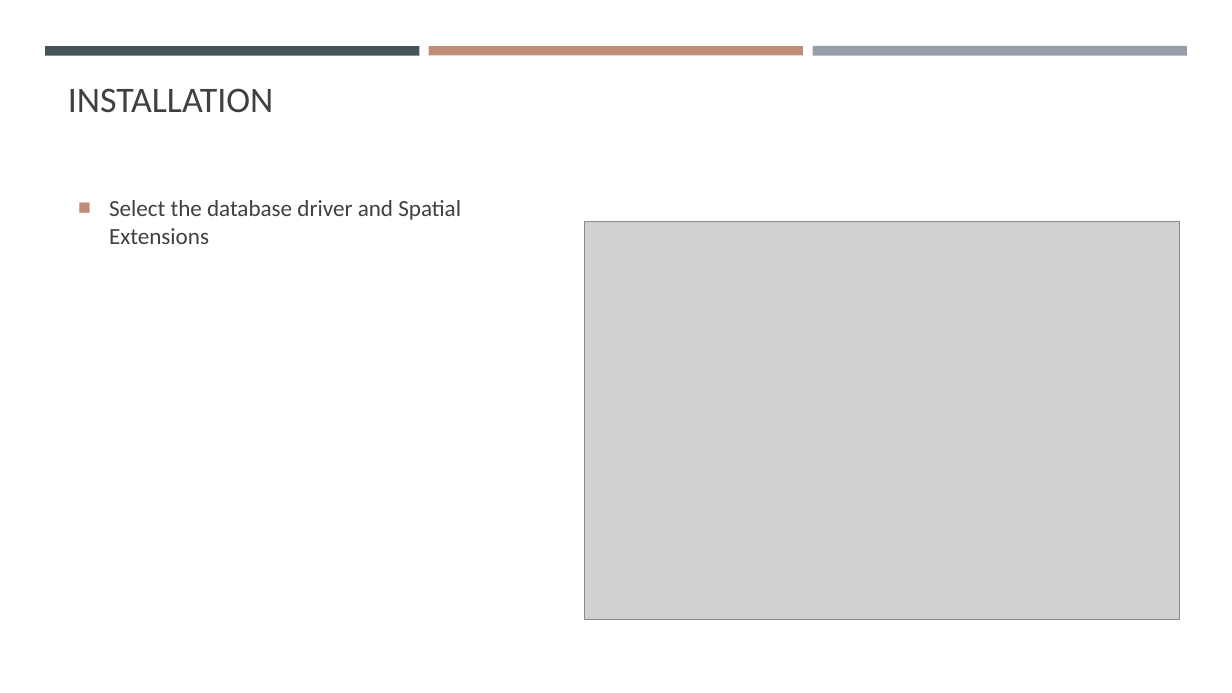
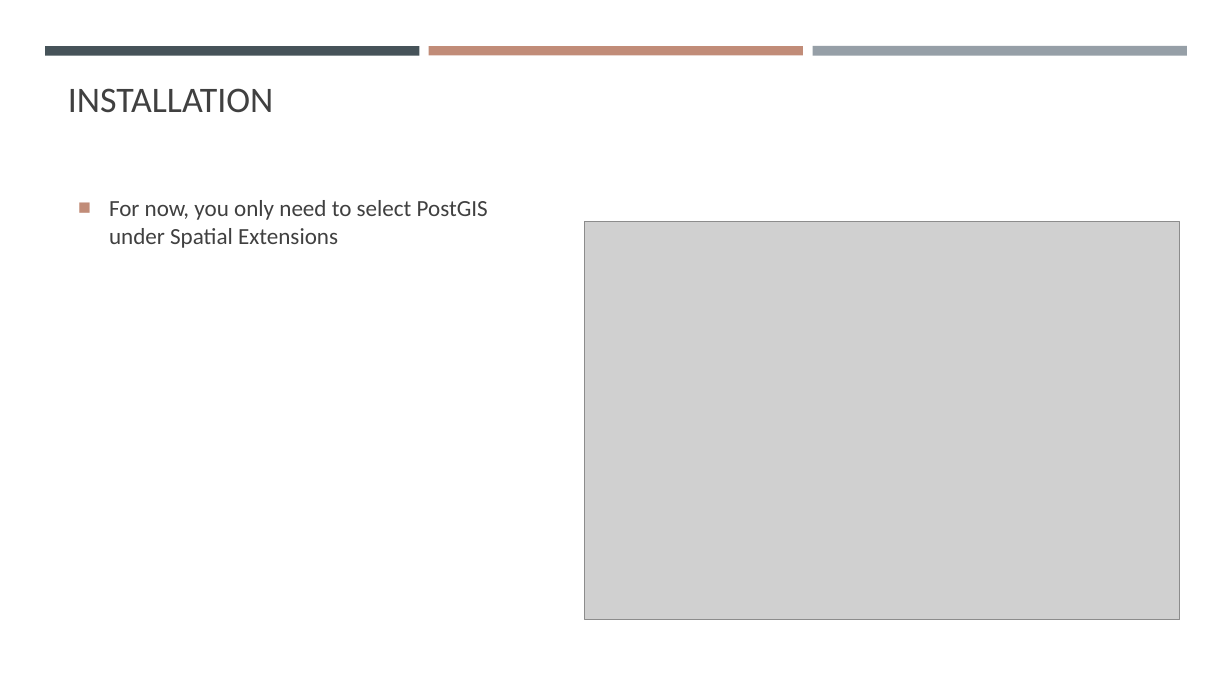
Before and after one commit to gisynw/ssj-376, a slide deck: slide 7 of docs/Lectures/Week02/Week02_SoftwareInstallation.pptx. Drawn at 1232x693 pixels with LibreOffice and Linux fonts; fonts in the diff are those of the drawing; grey boxes stand for pictures. Boxes give left, top, right and bottom in pixels: in the first picture for what was removed or moved away, otherwise in the second. Text is boxed around its words. In the diff, an @@ line names an element or a change of style, - is before the commit and + after.

```diff
--- a/docs/Lectures/Week02/Week02_SoftwareInstallation.pptx
+++ b/docs/Lectures/Week02/Week02_SoftwareInstallation.pptx
@@ text at (x1=109, y1=200, x2=488, y2=248): text changed @@
-■ Select the database driver and Spatial Extensions
+■ For now, you only need to select PostGIS under Spatial Extensions
```
Also in this commit, not shown: 5 other slides changed, 6 slides added, 3 slides removed, 1 other file.
